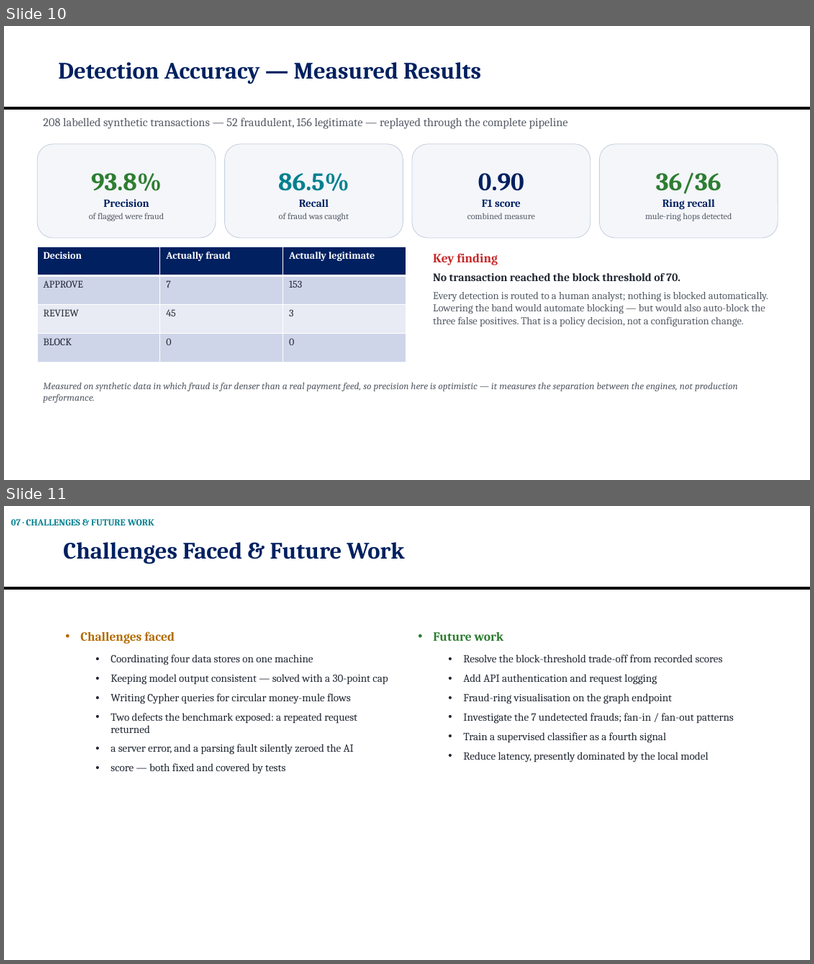
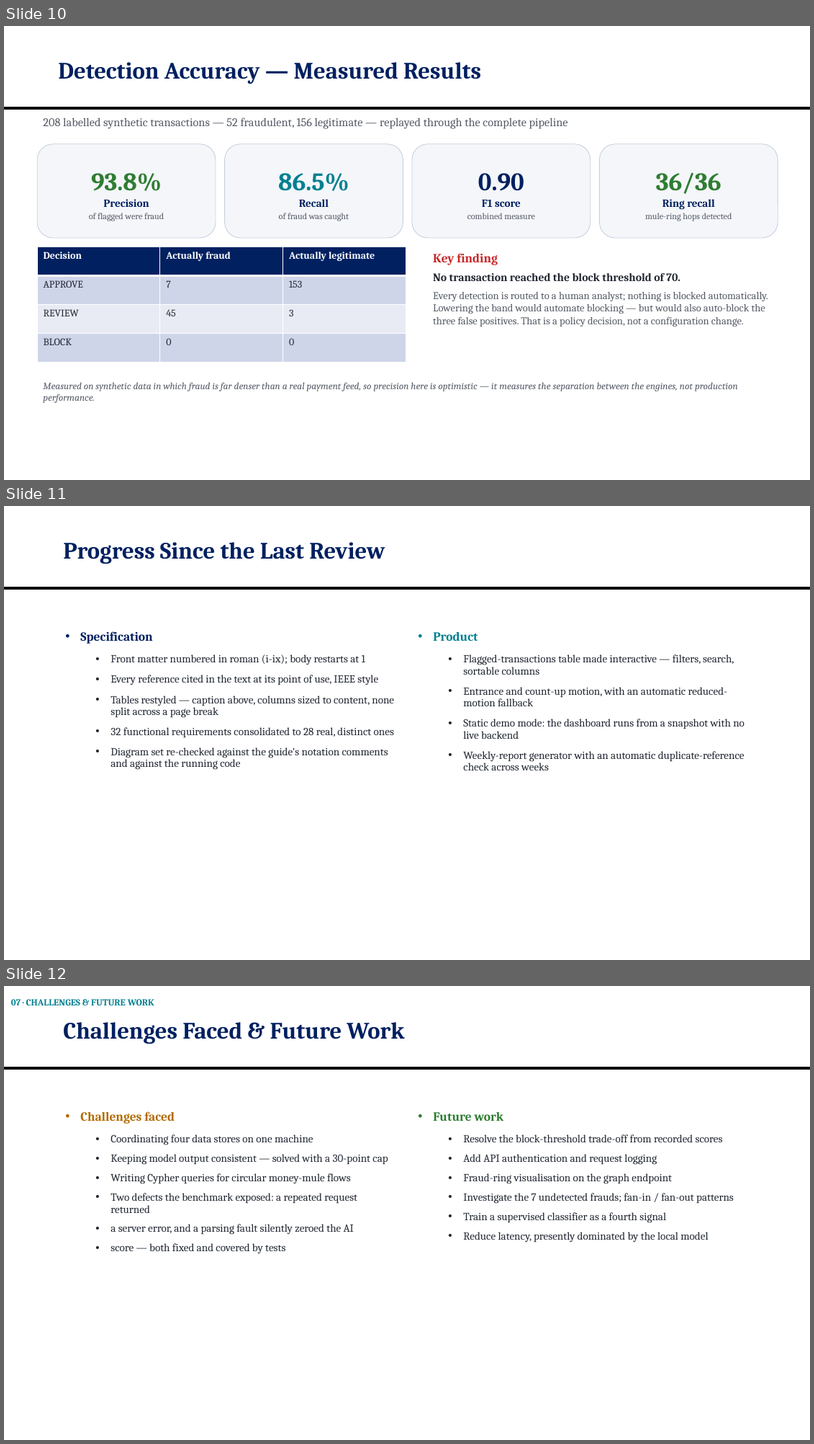
Before and after one commit to OMJOSHI15/indus11, a slide deck: docs/Indus11-Review2.pptx. Shown one above the other, each under a label of ours: slides 10 and 11 before the commit, slides 10, 11 and 12 after it. The pictures are 814x964 and 814x1444 pixels, drawn with LibreOffice and Linux fonts; fonts in the diff are those of the drawing. Boxes give left, top, right and bottom in pixels: in the first picture for what was removed or moved away, otherwise in the second. Text is boxed around its words. In the diff, an @@ line names an element or a change of style, - is before the commit and + after.

Commit message:
Add a progress-update slide and a per-member contributions slide to the deck
Two new slides in Indus11-Review2.pptx, 14 -> 16:

"Progress Since the Last Review" (after the accuracy slide) covers what
changed in the specification and the product since the deck was last built —
roman/arabic front-matter numbering, references cited at point of use, tables
that no longer split across a page, 32 FRs consolidated to 28, plus the
dashboard's interactive table, motion and demo mode, and the weekly-report
duplicate-reference check.

"Team Contributions" (after the conclusion) is a three-card layout, one per
member, matching the platform/graph/AI split already documented in
CLAUDE.md and reflected in the actual commits: Joshi Om on the FastAPI
gateway, schema and rule engine; Krish Gajera on the Neo4j graph layer and
dataset generation; Drashti Dedaniya on the RAG pipeline, decision engine
and dashboard.

The speaking script (~/Downloads/Indus11_Presentation_Script.docx) is
regenerated with the two new sections and a contributions-related question
added to the Q&A appendix. The outline slide (2) gains a tenth line for the
new topic.

docs/update_deck_progress.py asserts a 14-slide starting deck so it cannot
silently double-insert if run again; docs/patch_outline.py is a small
one-time follow-up for the outline text.

```diff
--- a/docs/Indus11-Review2.pptx
+++ b/docs/Indus11-Review2.pptx
@@ slide 11 added at bbox=[4, 506, 810, 960], background #FFFFFF; not listed: 1 template element that a slide beside it also shows @@
@@ title added at bbox=[63, 542, 385, 564], 28 pt, text #002060, bold @@
+Progress Since the Last Review
@@ text added at bbox=[80, 631, 394, 770], 13 pt, text #222833 @@
+• Specification
+  • Front matter numbered in roman (i-ix); body restarts at 1
+  • Every reference cited in the text at its point of use, IEEE style
+  • Tables restyled — caption above, columns sized to content, none split across a page break
+  • 32 functional requirements consolidated to 28 real, distinct ones
+  • Diagram set re-checked against the guide's notation comments and against the running code
@@ text added at bbox=[433, 632, 745, 770], 13 pt, text #222833 @@
+• Product
+  • Flagged-transactions table made interactive — filters, search, sortable columns
+  • Entrance and count-up motion, with an automatic reduced-motion fallback
+  • Static demo mode: the dashboard runs from a snapshot with no live backend
+  • Weekly-report generator with an automatic duplicate-reference check across weeks
@@ what was slide 11 is now slide 12 @@
```
Also in this commit, not shown: 1 slide changed, 1 other slide added, 2 other files.
